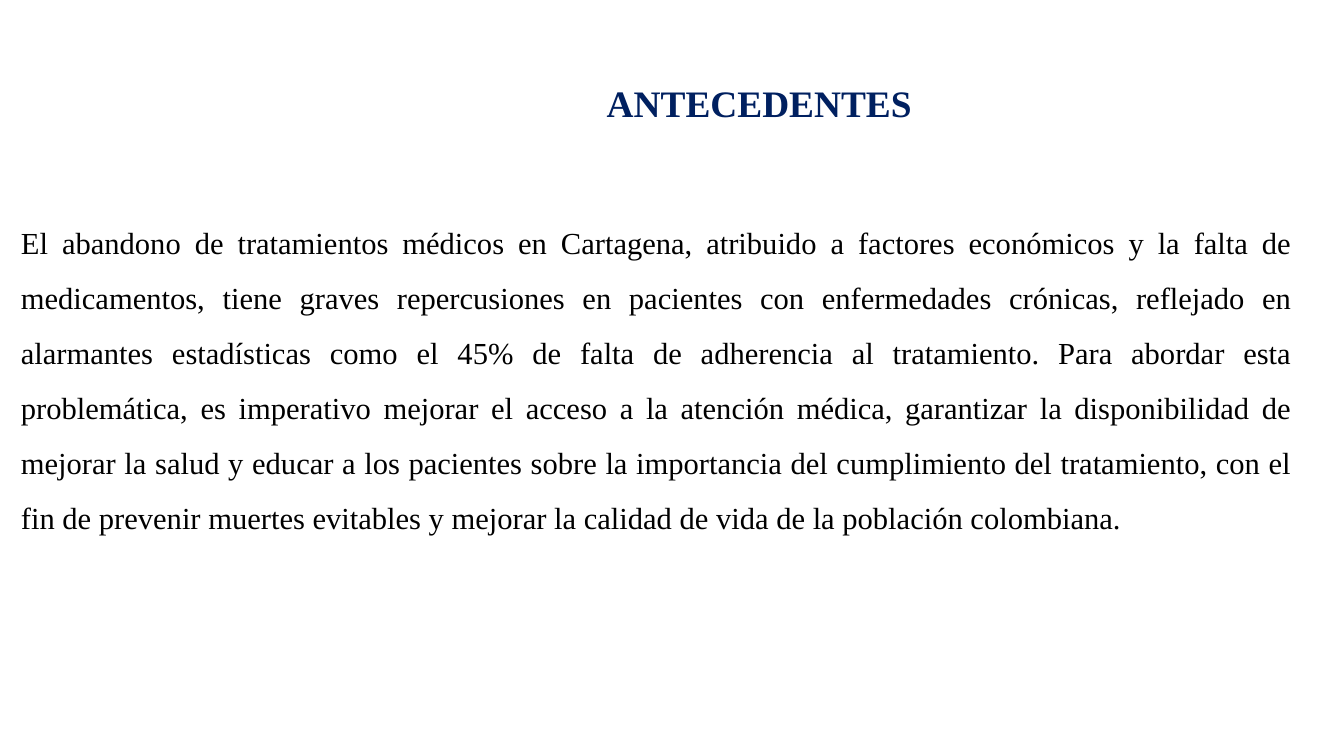
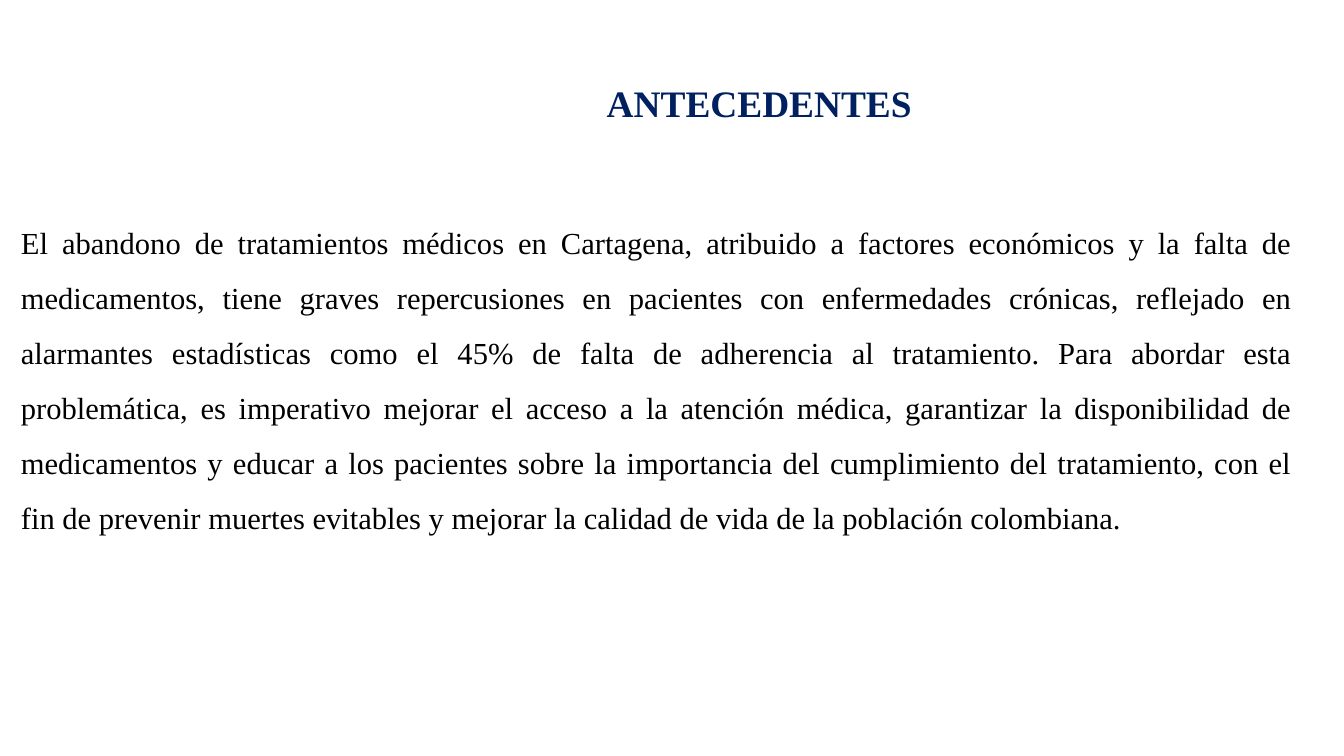
Before and after one commit to VictorCast2/DSB, a slide deck: slide 7 of Diapositivas/Diapositivas Del Proyecto De Aula (DSB) Final.pptx. Drawn at 1344x756 pixels with LibreOffice and Linux fonts; fonts in the diff are those of the drawing; background and template pictures are left out. Boxes give left, top, right and bottom in pixels: in the first picture for what was removed or moved away, otherwise in the second. Text is boxed around its words. In the diff, an @@ line names an element or a change of style, - is before the commit and + after.

```diff
--- a/Diapositivas/Diapositivas Del Proyecto De Aula (DSB) Final.pptx
+++ b/Diapositivas/Diapositivas Del Proyecto De Aula (DSB) Final.pptx
@@ text at <box>21,232,1291,535</box>: text changed @@
-El abandono de tratamientos médicos en Cartagena, atribuido a factores económicos y la falta de medicamentos, tiene graves repercusiones en pacientes con enfermedades crónicas, reflejado en alarmantes estadísticas como el 45% de falta de adherencia al tratamiento. Para abordar esta problemática, es imperativo mejorar el acceso a la atención médica, garantizar la disponibilidad de mejorar la salud y educar a los pacientes sobre la importancia del cumplimiento del tratamiento, con el fin de prevenir muertes evitables y mejorar la calidad de vida de la población colombiana.
+El abandono de tratamientos médicos en Cartagena, atribuido a factores económicos y la falta de medicamentos, tiene graves repercusiones en pacientes con enfermedades crónicas, reflejado en alarmantes estadísticas como el 45% de falta de adherencia al tratamiento. Para abordar esta problemática, es imperativo mejorar el acceso a la atención médica, garantizar la disponibilidad de medicamentos y educar a los pacientes sobre la importancia del cumplimiento del tratamiento, con el fin de prevenir muertes evitables y mejorar la calidad de vida de la población colombiana.
```
Also in this commit, not shown: 7 other slides changed, 1 slide removed, 15 other files.
